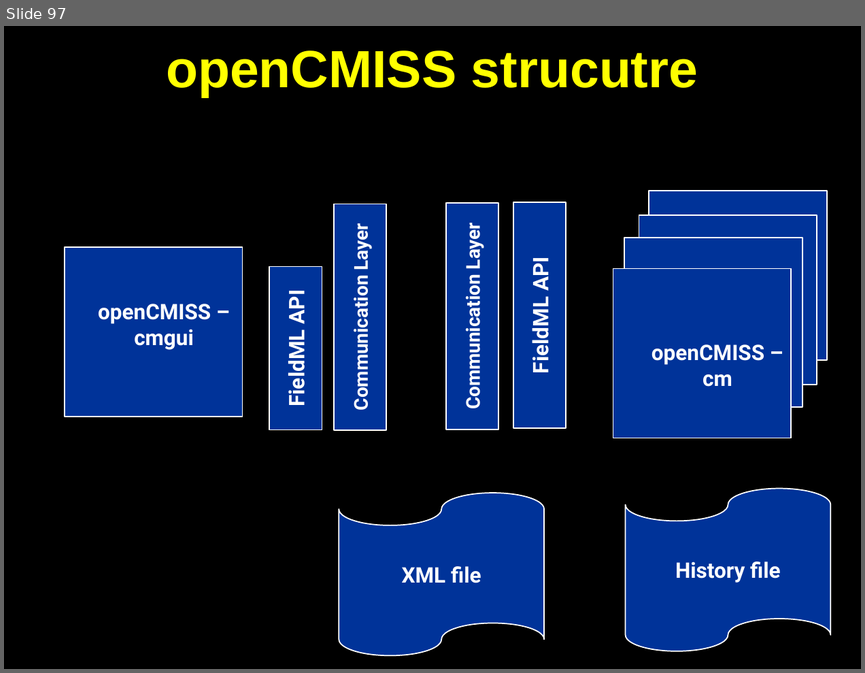
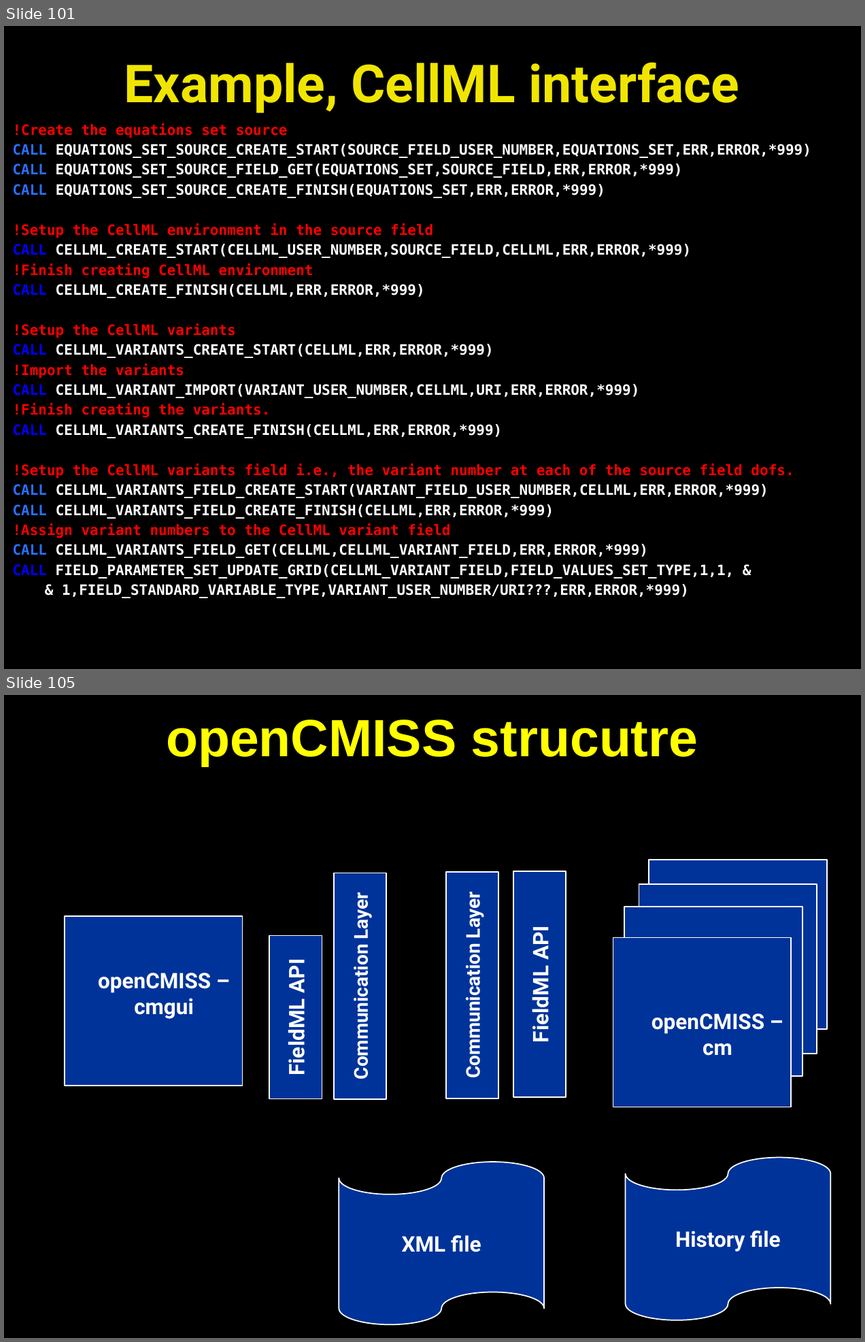
Before and after one commit to OpenCMISS/cm, a slide deck: doc/openCMISS.pptx. Shown one above the other, each under a label of ours: slide 97 before the commit, slides 101 and 105 after it; the slides between them are not shown. The pictures are 865x673 and 865x1342 pixels, drawn with LibreOffice and Linux fonts; fonts in the diff are those of the drawing. Boxes give left, top, right and bottom in pixels: in the first picture for what was removed or moved away, otherwise in the second. Text is boxed around its words. In the diff, an @@ line names an element or a change of style, - is before the commit and + after.

Commit message:
Changes for linear/nonlinear equations. First go at CellML interface from Andre/Chris.

```diff
--- a/doc/openCMISS.pptx
+++ b/doc/openCMISS.pptx
@@ slide 101 added at [4,26,861,669], background #000000 @@
@@ title added at [124,62,739,113], 44 pt, text #F0E500, bold @@
+Example, CellML interface
@@ text added at [13,123,811,598], 12 pt, text #FFFFFF, bold @@
+!Create the equations set source
+CALL EQUATIONS_SET_SOURCE_CREATE_START(SOURCE_FIELD_USER_NUMBER,EQUATIONS_SET,ERR,ERROR,*999)
+CALL EQUATIONS_SET_SOURCE_FIELD_GET(EQUATIONS_SET,SOURCE_FIELD,ERR,ERROR,*999)
+CALL EQUATIONS_SET_SOURCE_CREATE_FINISH(EQUATIONS_SET,ERR,ERROR,*999)
+!Setup the CellML environment in the source field
+CALL CELLML_CREATE_START(CELLML_USER_NUMBER,SOURCE_FIELD,CELLML,ERR,ERROR,*999)
+!Finish creating CellML environment
+CALL CELLML_CREATE_FINISH(CELLML,ERR,ERROR,*999)
+!Setup the CellML variants
+CALL CELLML_VARIANTS_CREATE_START(CELLML,ERR,ERROR,*999)
+!Import the variants
+CALL CELLML_VARIANT_IMPORT(VARIANT_USER_NUMBER,CELLML,URI,ERR,ERROR,*999)
+!Finish creating the variants.
+CALL CELLML_VARIANTS_CREATE_FINISH(CELLML,ERR,ERROR,*999)
+!Setup the CellML variants field i.e., the variant number at each of the source field dofs.
+CALL CELLML_VARIANTS_FIELD_CREATE_START(VARIANT_FIELD_USER_NUMBER,CELLML,ERR,ERROR,*999)
+CALL CELLML_VARIANTS_FIELD_CREATE_FINISH(CELLML,ERR,ERROR,*999)
+!Assign variant numbers to the CellML variant field
+CALL CELLML_VARIANTS_FIELD_GET(CELLML,CELLML_VARIANT_FIELD,ERR,ERROR,*999)
+CALL FIELD_PARAMETER_SET_UPDATE_GRID(CELLML_VARIANT_FIELD,FIELD_VALUES_SET_TYPE,1,1, &
+& 1,FIELD_STANDARD_VARIABLE_TYPE,VARIANT_USER_NUMBER/URI???,ERR,ERROR,*999)
@@ what was slide 97 is now slide 105 @@
```
Also in this commit, not shown: 4 slides changed, 7 other slides added.
